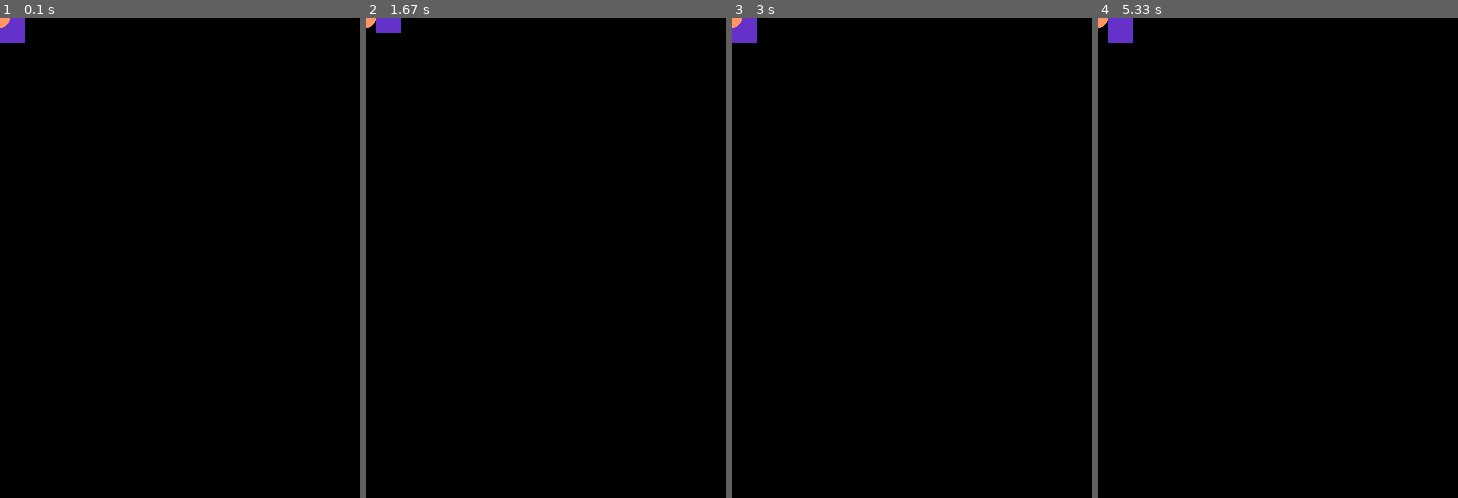
Above: before the commit, frames 1-4 (left to right).
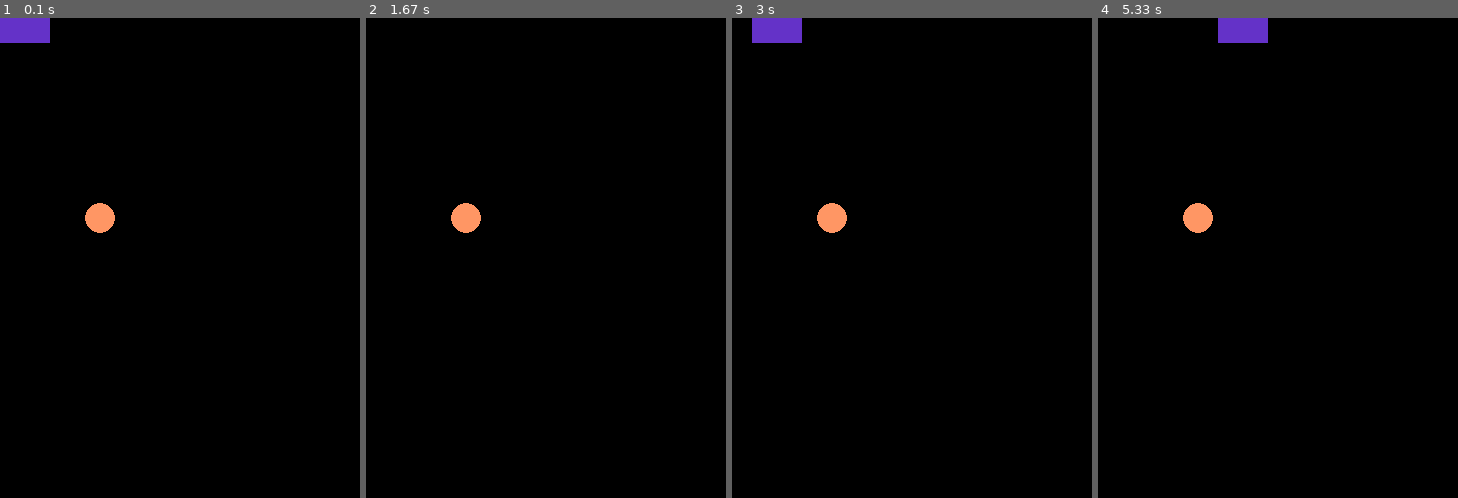
Above: after the commit, the same moments.

Repository: ternyfr/template-pygame
Game: pygame game, started from game.py
The game is run twice, just before and just after one commit, with the same random seed, the same clock (stepped at 60 frames per second) and the same inputs.
Inputs:
- Up to frame 1 (0.1 s): no input
- Up to frame 2 (1.67 s): hold D 0.33-0.8 s; hold W 0.83-1.13 s
- Up to frame 3 (3 s): hold S 2.23-2.53 s; hold A 2.57-2.97 s
- Up to frame 4 (5.33 s): hold W 3-3.37 s; hold S 4.07-4.43 s; hold D from 4.97 s (still down)

The runs differ from the first frame. In frame 1, 0.8% of the frame differs, in the area x 0-32%, y 0-45%; in frame 2, 0.7%; in frame 3, 1.3%; in frame 4, 1.5%, in the area x 0-48%, y 0-45%.

Commit message:
Update game.py

Diff:
--- a/game.py
+++ b/game.py
@@ -2,16 +2,17 @@
 import time
 import pygame
 
+# переменные с размерами экрана и фпс
 WIDTH = 360
 HEIGHT = 480
 FPS = 30
-
+# цвета
 WHITE = (255, 255, 255)
 BLACK = (0, 0, 0)
 RED = (255, 0, 0)
 GREEN = (0, 255, 0)
 BLUE = (0, 0, 255)
-
+# игру и экран делаем
 pygame.init()
 pygame.mixer.init()
 screen = pygame.display.set_mode((WIDTH, HEIGHT))
@@ -19,60 +20,58 @@
 pygame.display.set_caption("my game")
 clock = pygame.time.Clock()
 
+# запускаем
 running = True
-red = 0
-green = 0
-blue = 0
-isredmax = False
-isgr = False
-isbl = False
 
+# цвет экрана
+screencolor = (0, 0, 0)
+
+# координаты и цвет яблочка
 y = 0
 x = 0
 colorap = (255, 150, 100)
-xap = 0
-yap = 0
-#460 340
+xap = 100
+yap = 200
+width = 50
+height = 25
+# держими всё в цикле на норм скорости
 while running:
     clock.tick(FPS)
-    screen.fill((red, green, blue))
-    # if isgr == True:
-    #     blue = blue + 1
-    #     if blue == 255:
-    #         blue = 0
-    #         ifbl = True
-    # else:
-    #     if isredmax == True:
-    #         green = green + 1
-    #         if green == 255:
-    #             green = 0
-    #             isgr = True
-    #     else:
-    #         red = red+1
-    #     if red == 255:
-    #         red = 0
-    #         isredmax = True
-
-    #проверка нажатия на клавиши движения
-    pygame.draw.rect(screen, (100,50,200), [x, y, 25, 25])
-    pygame.draw.circle(screen, (colorap), [xap, yap], 10)
+    # цветом заполняем
+    screen.fill(screencolor)
+    # рисуем фигуры
+    pygame.draw.rect(screen, (100,50,200), [x, y, width, height])
+    # 15 это радиус.
+    pygame.draw.circle(screen, (colorap), [xap, yap], 15)
+    # проверяем столкновение с яблоком
+    if ((x < xap+15 and xap-15 < x+ width) and (y < yap+15 and yap-15 < y+ height)):
+        xap = random.randint(0, 340)
+        yap = random.randint(0, 460)
+        pygame.draw.circle(screen, (colorap), [xap, yap], 15)
+        width = width+10
+        pygame.draw.rect(screen, (100,50,200), [x, y, width, height])
+    # кнопки
+    keys = pygame.key.get_pressed()
+    if keys[pygame.K_w]:
+        y = y - 10
+    keys = pygame.key.get_pressed()
+    if keys[pygame.K_s]:
+        y = y + 10
+    keys = pygame.key.get_pressed()
+    if keys[pygame.K_a]:
+        x = x - 10
+    if keys[pygame.K_d]:
+        x = x + 10
+    # проверяем столковение с границами
+    if (x<0 or x > WIDTH - width):
+        running = False
+    # проверяем нажатие на крестик
     for event in pygame.event.get():
 
         if event.type == pygame.QUIT:
             running = False
-        if event.type == pygame.KEYDOWN:
-            if event.key == pygame.K_w:
-                y = y - 10
-            if event.key == pygame.K_a:
-                x = x - 10
-            if event.key == pygame.K_s:
-                y = y + 10
-                print(y)
-            if event.key == pygame.K_d:
-                x = x + 10
-                print(x)
-            if event.key == pygame.K_SPACE:
-                print("space nachal")
+
+
     pygame.display.flip()
 
 pygame.quit()
